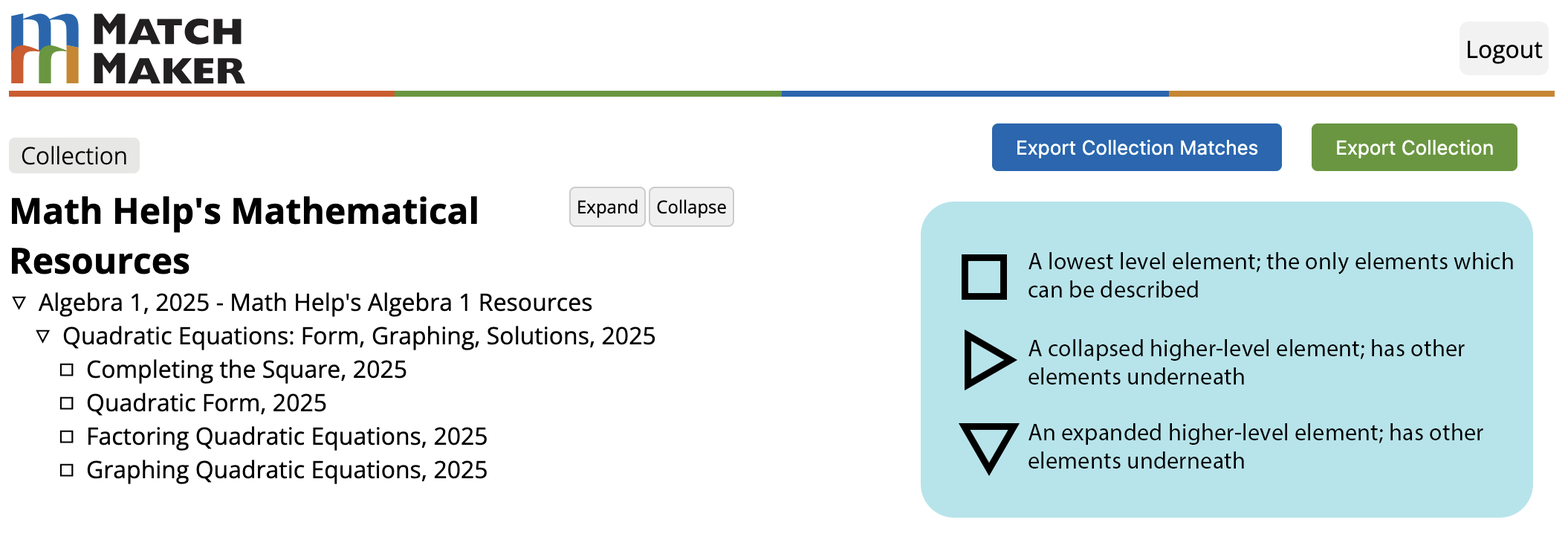
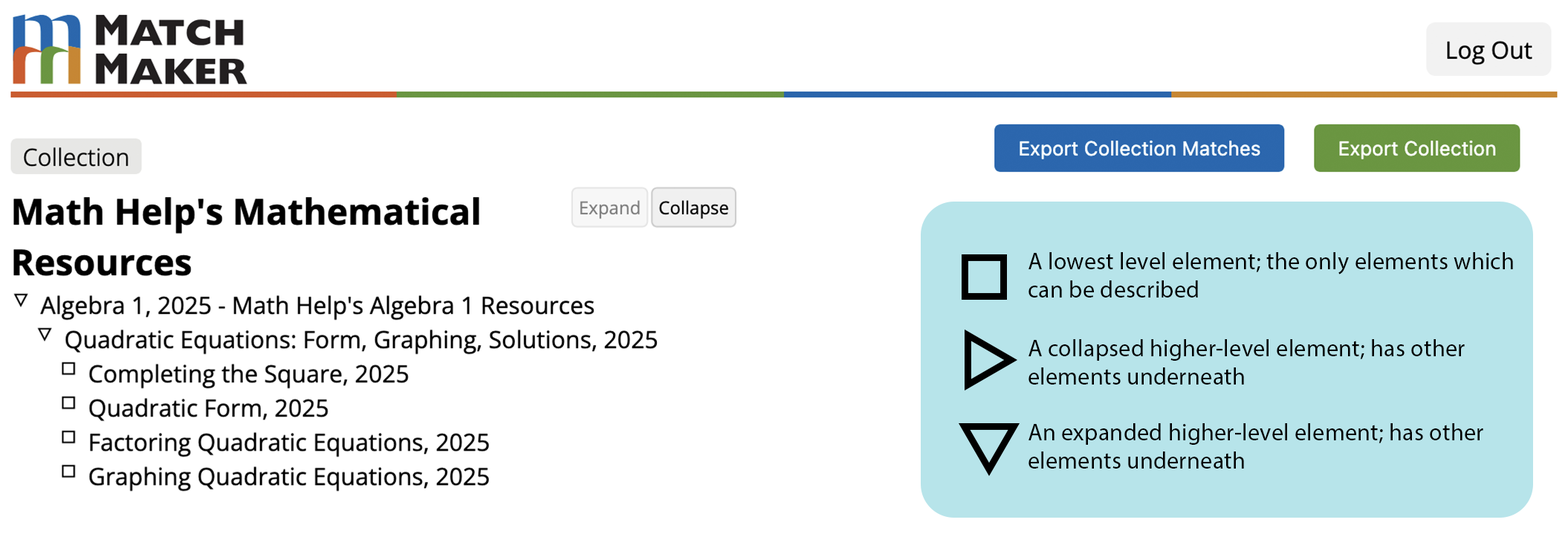
Before/after of a w=1568, h=537 layered artwork. What changed in the layer stack:
removed layer "Layer 1" over [8, 13, 1558, 492]
added layer "Screen Shot 2025-09-17 at 17.05.40-fullpage" over [8, 13, 1558, 492]
